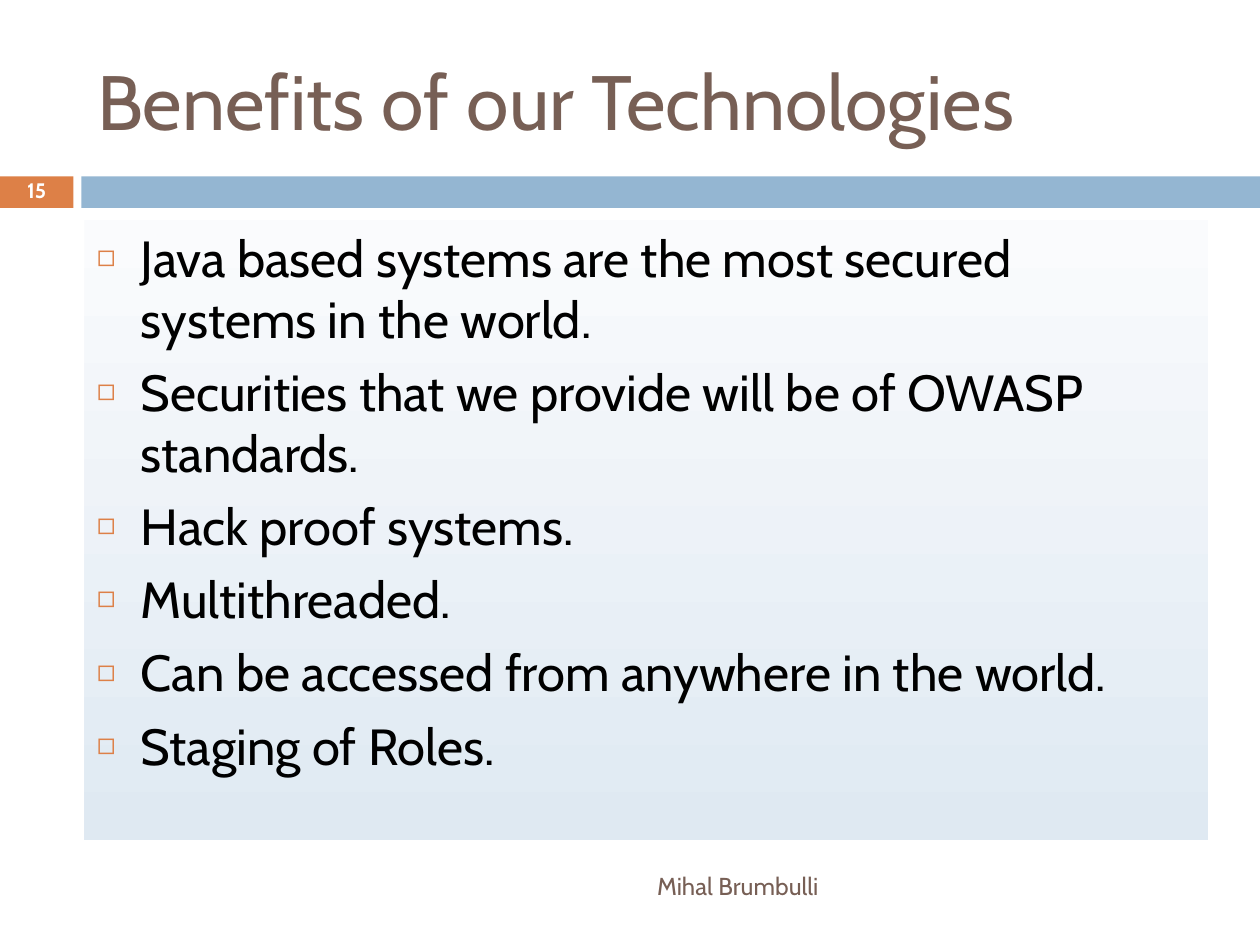
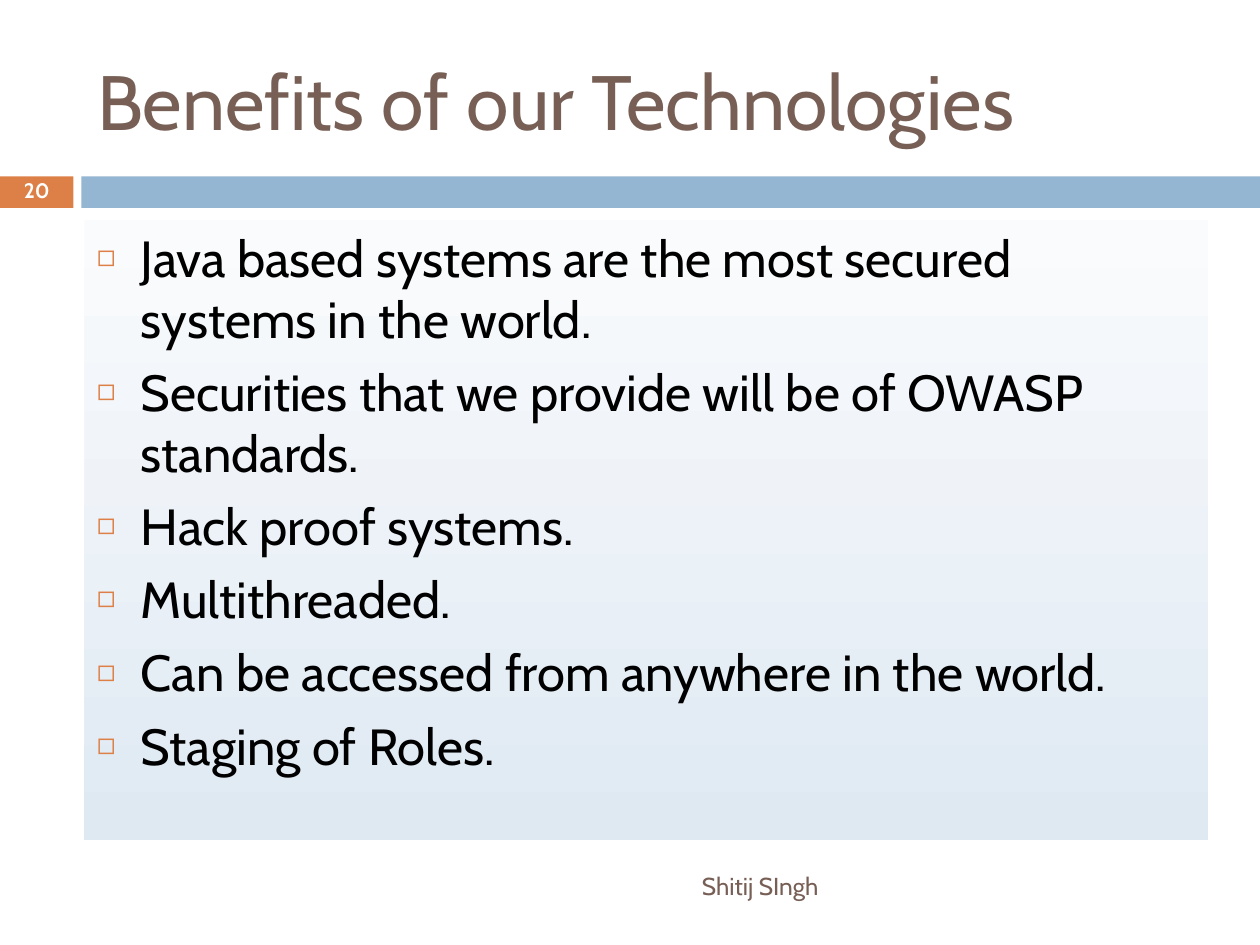
Before and after one commit to shitijbmw/myproject, a slide deck: slide 20 of sms.ppt (slide 15 before the commit). Drawn at 1260x945 pixels with LibreOffice and Linux fonts; fonts in the diff are those of the drawing. Boxes give left, top, right and bottom in pixels: in the first picture for what was removed or moved away, otherwise in the second. Text is boxed around its words. In the diff, an @@ line names an element or a change of style, - is before the commit and + after.

```diff
--- a/sms.ppt
+++ b/sms.ppt
@@ page number at bbox=[24, 183, 50, 199]: text changed @@
-15
+20
@@ text at bbox=[702, 876, 819, 901]: text changed @@
-Mihal Brumbulli
+Shitij SIngh
```
Also in this commit, not shown: 2 other slides changed, 4 slides added.
